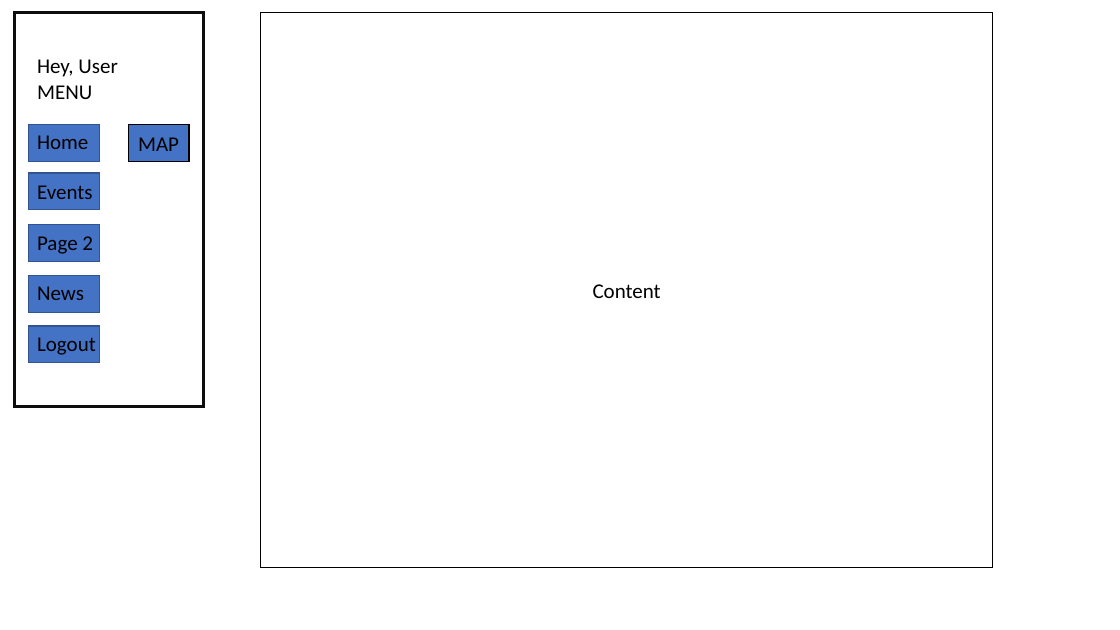
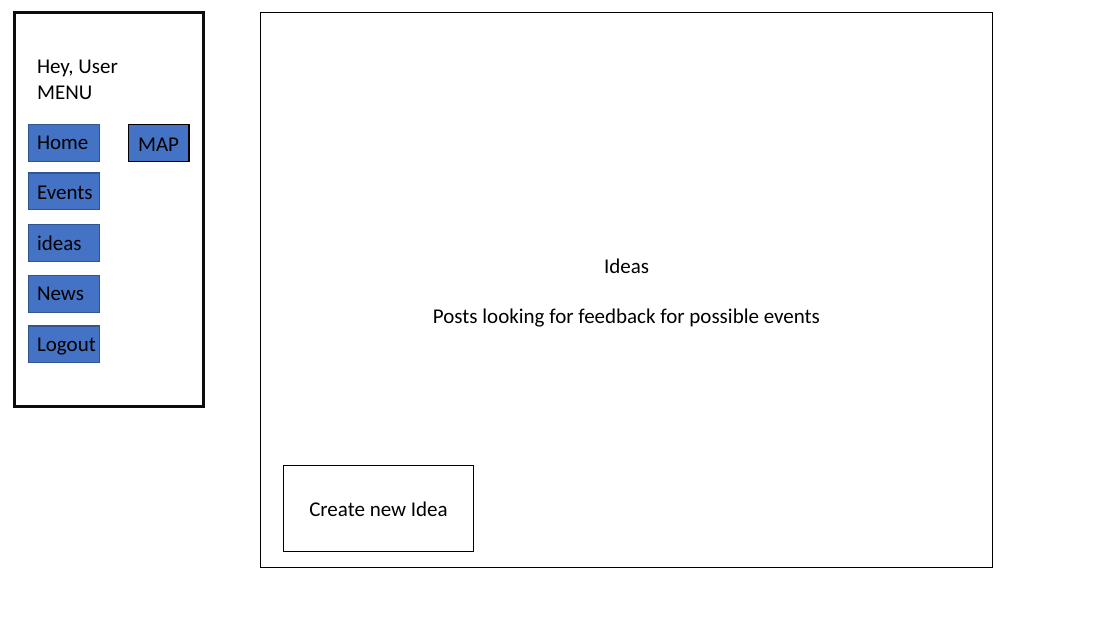
Before and after one commit to nobleat/final-project, a slide deck: slide 4 of wireframeproject.pptx. Drawn at 1120x630 pixels with LibreOffice and Linux fonts; fonts in the diff are those of the drawing. Boxes give left, top, right and bottom in pixels: in the first picture for what was removed or moved away, otherwise in the second. Text is boxed around its words. In the diff, an @@ line names an element or a change of style, - is before the commit and + after.

```diff
--- a/wireframeproject.pptx
+++ b/wireframeproject.pptx
@@ text at [37,235,82,250]: text changed @@
-Page 2
+ideas
@@ text in rectangle at [433,258,820,327]: text changed @@
-Content
+Ideas
+Posts looking for feedback for possible events
@@ rectangle added at [284,465,474,551], fill #FFFFFF, outline #000000 1 pt, 18 pt, text #000000 @@
+Create new Idea
```
Also in this commit, not shown: 2 other slides changed, 3 slides added.
